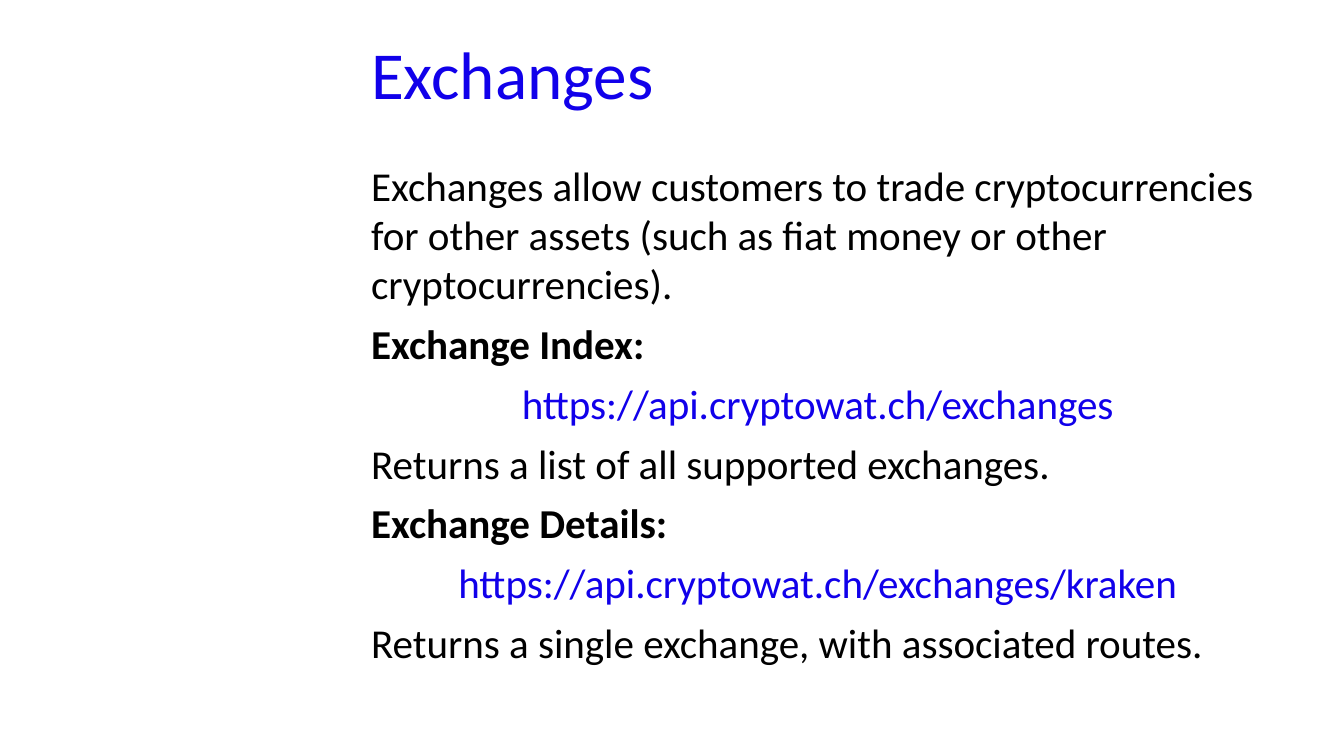
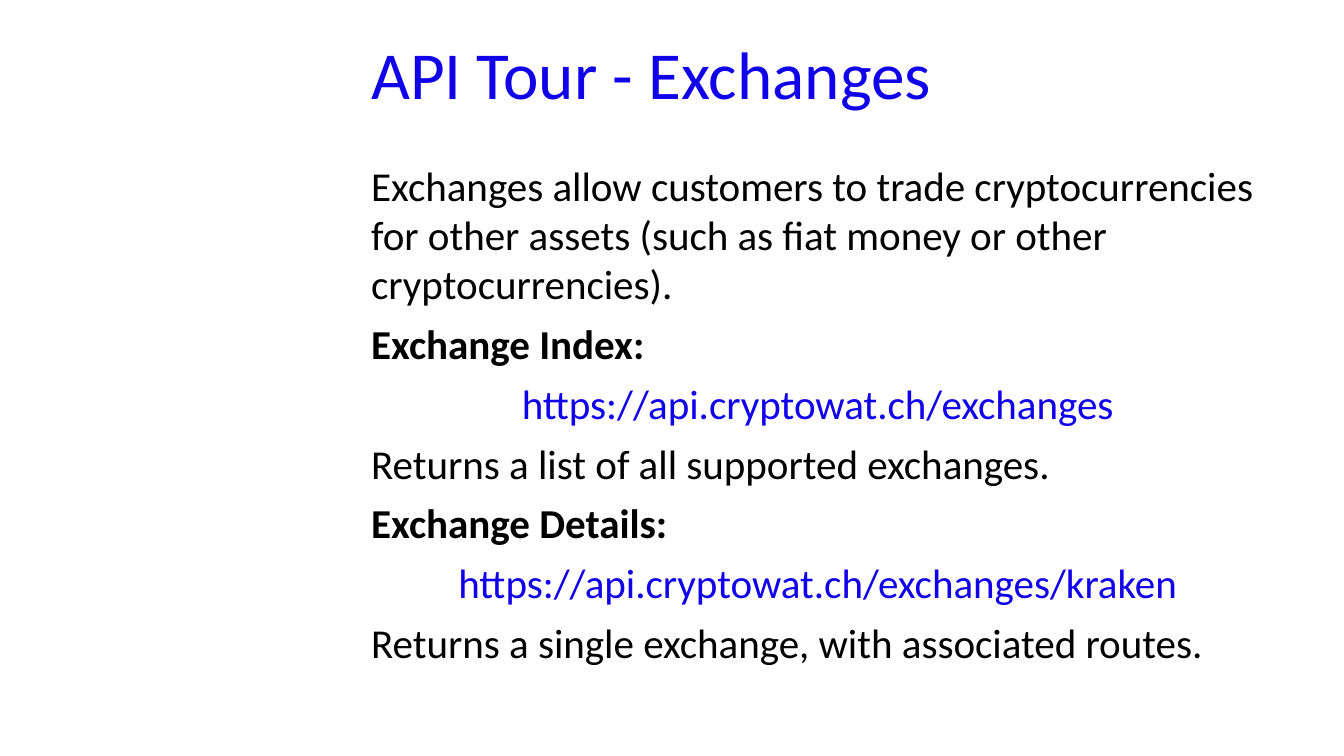
Before and after one commit to GabriM97/CryptoWolf, a slide deck: slide 8 of Student Presentation/Student_Presentation.odp. Drawn at 1344x756 pixels with LibreOffice and Linux fonts; fonts in the diff are those of the drawing; background and template pictures are left out. Boxes give left, top, right and bottom in pixels: in the first picture for what was removed or moved away, otherwise in the second. Text is boxed around its words. In the diff, an @@ line names an element or a change of style, - is before the commit and + after.

```diff
--- a/Student Presentation/Student_Presentation.odp
+++ b/Student Presentation/Student_Presentation.odp
@@ title at (x1=371, y1=52, x2=931, y2=111): text changed @@
-Exchanges
+API Tour - Exchanges
```
Also in this commit, not shown: 17 other slides changed, 4 slides added, 3 slides removed, 5 other files.
